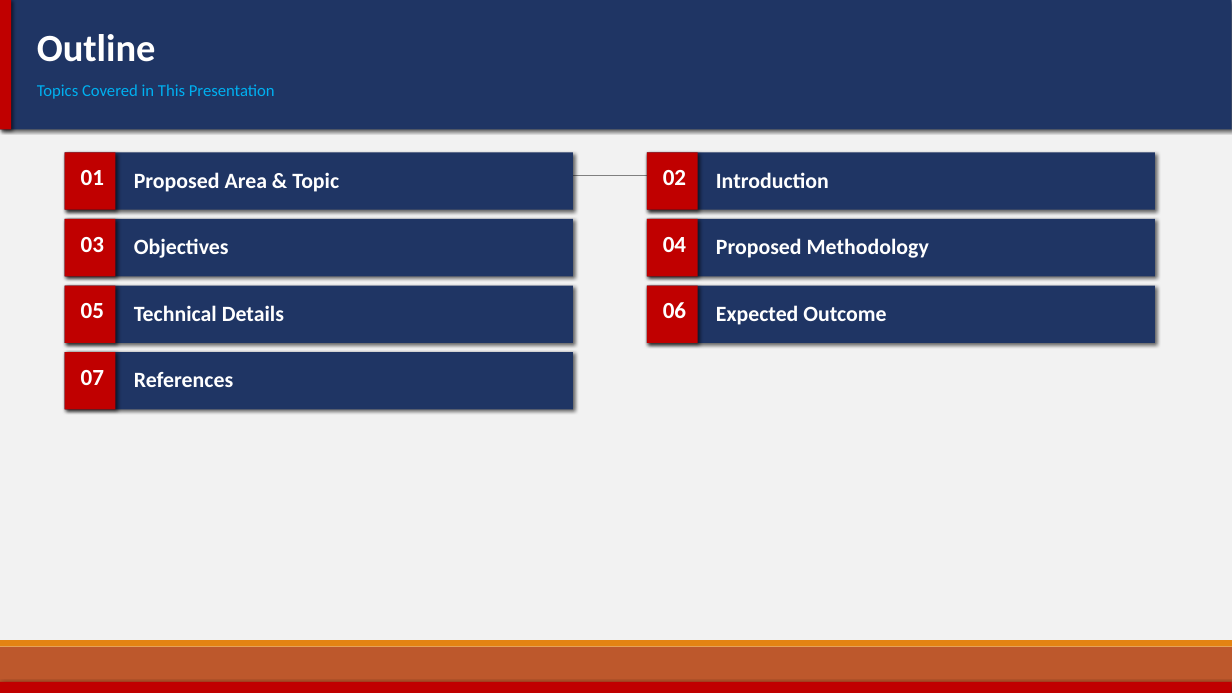
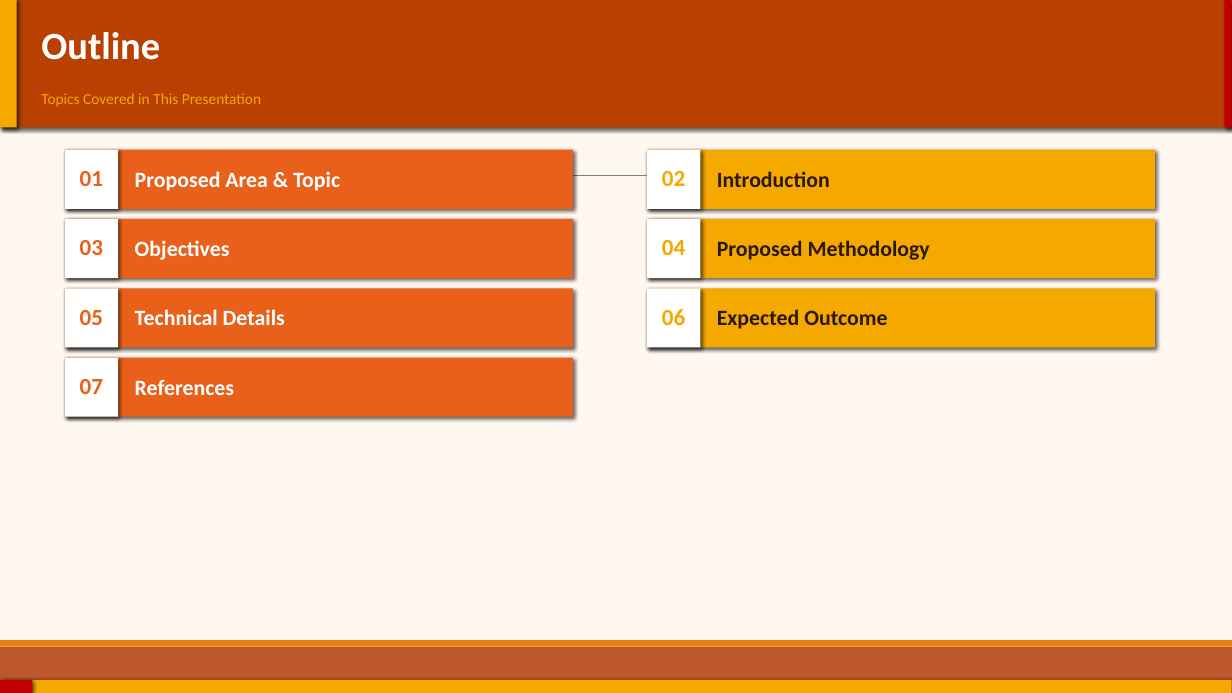
Before and after one commit to Priyanshi27G/CyberTrace, a slide deck: slide 2 of CyberTrace_Viva_Presentation.pptx. Drawn at 1232x693 pixels with LibreOffice and Linux fonts; fonts in the diff are those of the drawing. Boxes give left, top, right and bottom in pixels: in the first picture for what was removed or moved away, otherwise in the second. Text is boxed around its words. In the diff, an @@ line names an element or a change of style, - is before the commit and + after.

```diff
--- a/CyberTrace_Viva_Presentation.pptx
+++ b/CyberTrace_Viva_Presentation.pptx
@@ background #F2F2F2 to #FFF8F0 @@
@@ rectangle at bbox=[0, 0, 1232, 128]: fill #1F3564 to #B84000 @@
@@ rectangle: place and size @@
-rectangle at bbox=[0, 0, 11, 129]
+rectangle at bbox=[0, 0, 17, 128]
@@ rectangle at bbox=[0, 0, 17, 128]: fill #C00000 to #F4A800 @@
@@ text "Outline": place and size @@
-text "Outline" at bbox=[37, 34, 156, 62]
+text "Outline" at bbox=[41, 32, 160, 60]
@@ rectangle added at bbox=[1225, 0, 1232, 128], fill #C00000 @@
@@ text "Topics Covered in This Presentation": place and size @@
-text "Topics Covered in This Presentation" at bbox=[37, 84, 275, 99]
+text "Topics Covered in This Presentation" at bbox=[41, 93, 261, 107]
@@ text "Topics Covered in This Presentation" at bbox=[41, 93, 261, 107]: size 13 to 12 pt, text colour #00B0F0 to #F4A800 @@
@@ rectangle added at bbox=[65, 150, 118, 209], fill #FFFFFF @@
@@ text "05": place and size @@
-text "05" at bbox=[81, 303, 104, 318]
+text "05" at bbox=[80, 310, 103, 325]
@@ fill #1F3564 to #F4A800 in 3 elements at bbox=[647, 219, 1155, 278], bbox=[647, 150, 1155, 209], bbox=[647, 288, 1155, 348] @@
@@ 4 rectangles: place and size @@
-4 rectangles at bbox=[65, 286, 1155, 343]
+4 rectangles at bbox=[65, 288, 1155, 348]
@@ text colour #FFFFFF to #F4A800 in 3 elements at bbox=[662, 240, 685, 255], bbox=[662, 171, 685, 186], bbox=[662, 309, 685, 325] @@
@@ text "06": place and size @@
-text "06" at bbox=[663, 302, 686, 318]
+text "06" at bbox=[662, 309, 685, 325]
@@ text colour #FFFFFF to #2A1800 in 3 elements at bbox=[717, 240, 930, 260], bbox=[717, 171, 830, 187], bbox=[717, 309, 887, 329] @@
@@ 2 rectangles, 1 text: place and size @@
-2 rectangles, 1 text at bbox=[65, 305, 573, 409]
+2 rectangles, 1 text at bbox=[65, 309, 573, 417]
@@ fill #1F3564 to #E8601A in 4 elements at bbox=[65, 219, 573, 278], bbox=[65, 150, 573, 209], bbox=[65, 288, 573, 348], bbox=[65, 358, 573, 417] @@
@@ fill #C00000 to #FFFFFF in 6 elements at bbox=[65, 219, 118, 278], bbox=[647, 219, 701, 278], bbox=[647, 150, 701, 209], bbox=[65, 288, 118, 348], bbox=[647, 288, 701, 348], bbox=[65, 358, 118, 417] @@
@@ text colour #FFFFFF to #E8601A in 4 elements at bbox=[80, 171, 103, 186], bbox=[80, 240, 103, 255], bbox=[80, 310, 103, 325], bbox=[80, 379, 103, 394] @@
@@ text "07": place and size @@
-text "07" at bbox=[81, 370, 104, 385]
+text "07" at bbox=[80, 379, 103, 394]
@@ text "References": place and size @@
-text "References" at bbox=[134, 372, 233, 387]
+text "References" at bbox=[135, 380, 234, 395]
@@ rectangle at bbox=[0, 680, 1232, 693]: fill #C00000 to #F4A800 @@
@@ rectangle: place and size @@
-rectangle at bbox=[65, 152, 116, 210]
+rectangle at bbox=[0, 680, 32, 693]
```
Also in this commit, not shown: 8 other slides changed, 1 other file.
